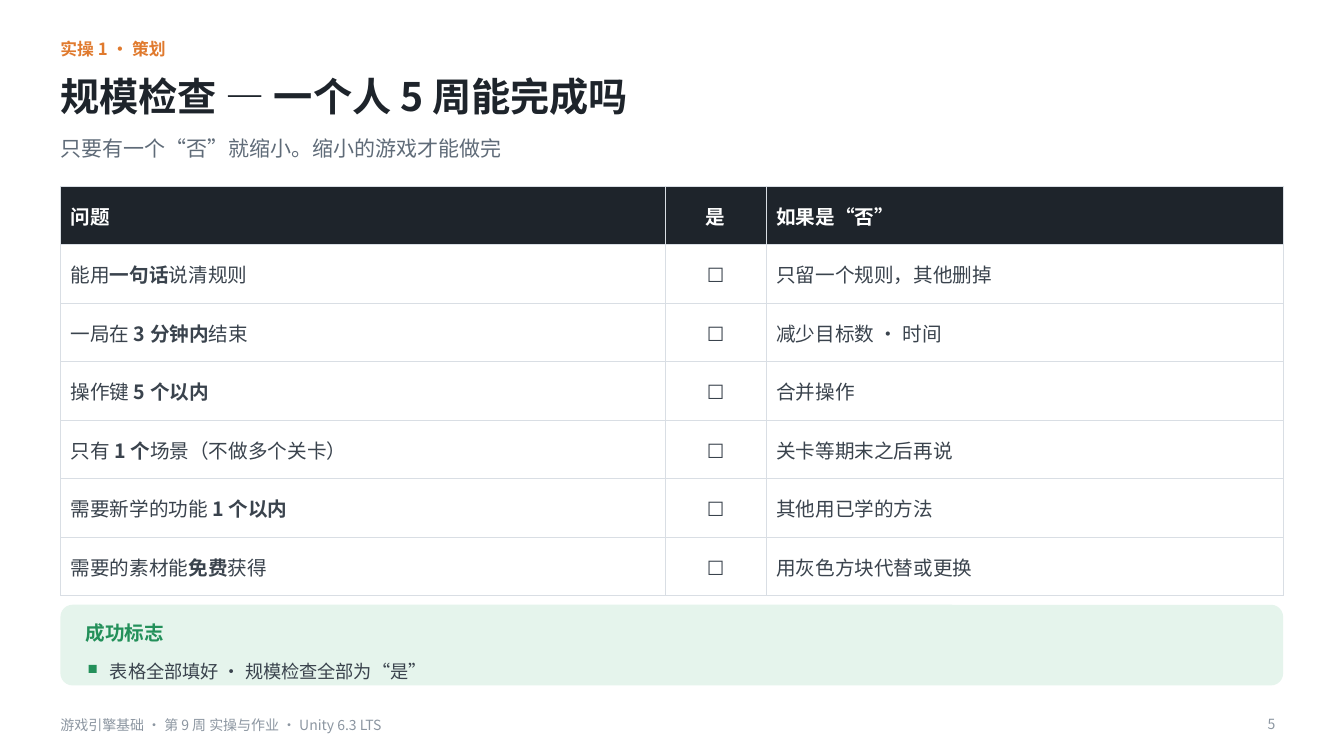
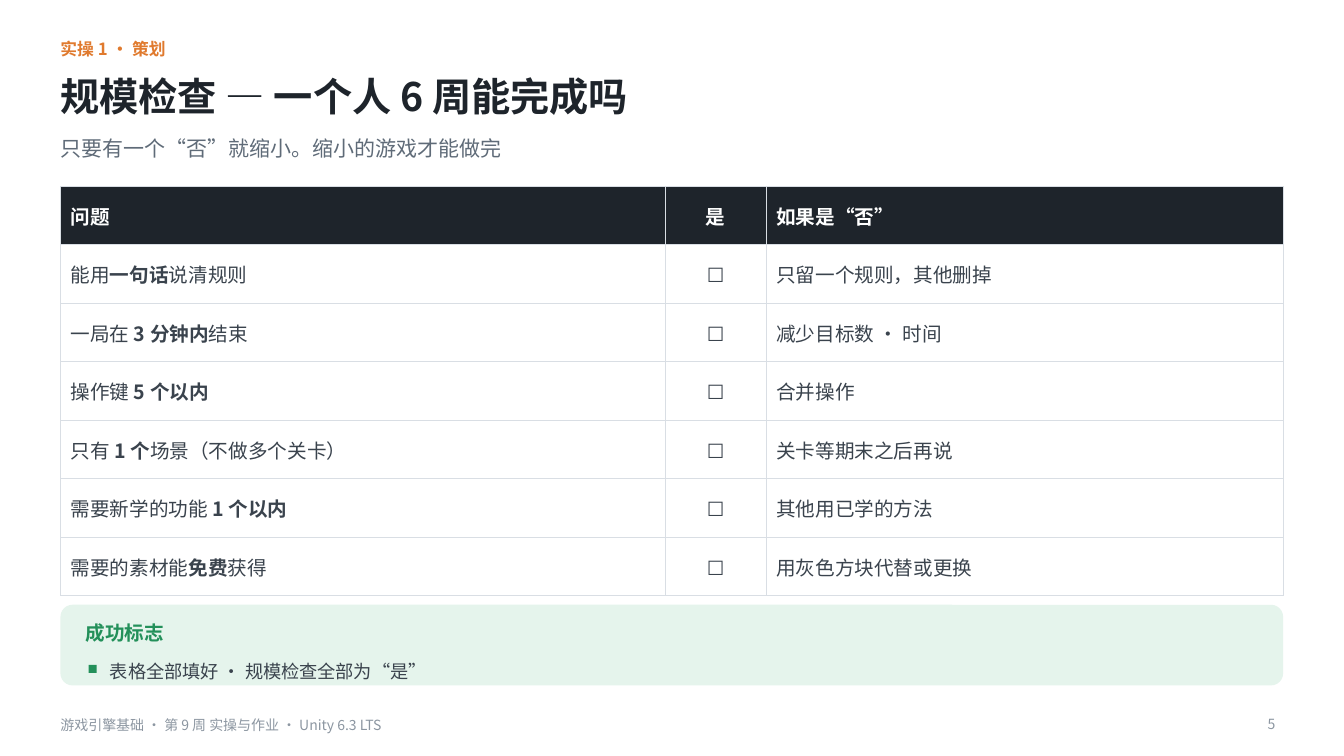
Before and after one commit to iplay-garden/game-engine-basics, a slide deck: slide 5 of 9주차/简体中文/游戏引擎基础_第9周_实操与作业指南_简体中文.pptx. Drawn at 1344x756 pixels with LibreOffice and Linux fonts; fonts in the diff are those of the drawing. Boxes give left, top, right and bottom in pixels: in the first picture for what was removed or moved away, otherwise in the second. Text is boxed around its words. In the diff, an @@ line names an element or a change of style, - is before the commit and + after.

```diff
--- a/9주차/简体中文/游戏引擎基础_第9周_实操与作业指南_简体中文.pptx
+++ b/9주차/简体中文/游戏引擎基础_第9周_实操与作业指南_简体中文.pptx
@@ title at box(60, 77, 628, 115): text changed @@
-规模检查 — 一个人 5 周能完成吗
+规模检查 — 一个人 6 周能完成吗
```
Also in this commit, not shown: 2 other slides changed, 6 other files.
